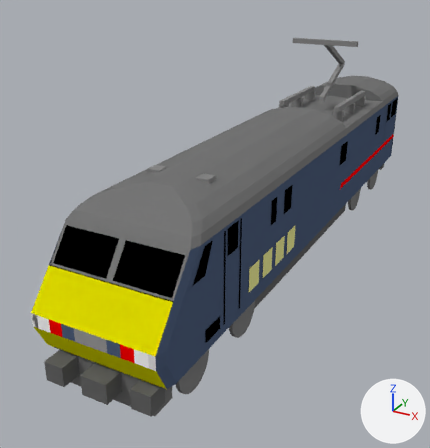
The Blender file trains/Locomotives/br-cl91-gner.blend: old version first, new version second.
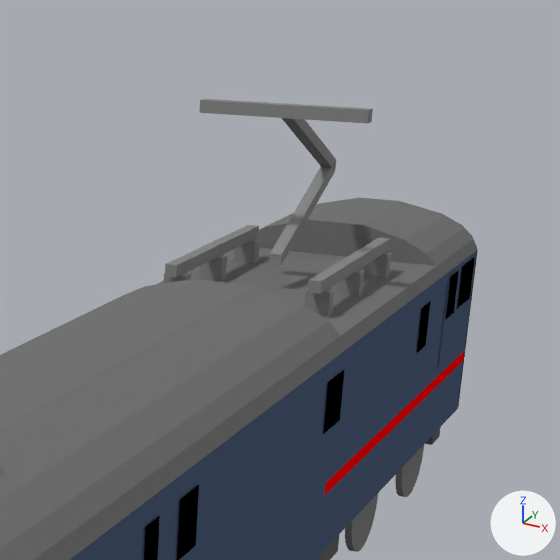
Each version is shown whole from a 50 mm lens placed at (4.23, -8.61, 5.68), pointed at (-0.77, 0.48, 1.13), then close up on the part from 50% to 100% of the width and 0% to 48% of the height. Lighting does not change. The marker at lower right points along +X, +Y and +Z.
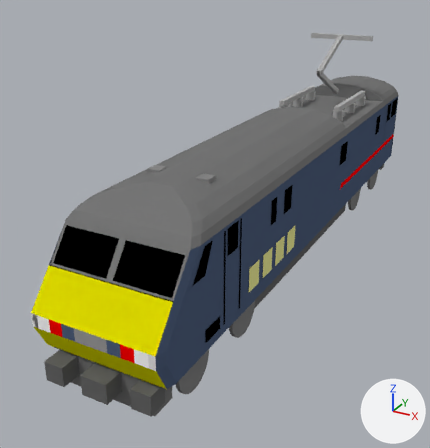
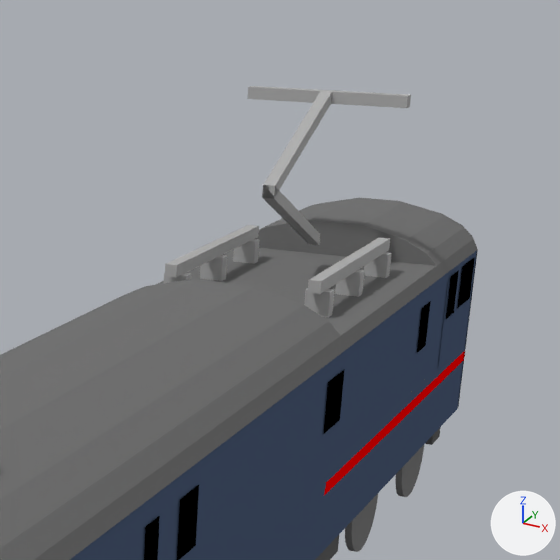
Diff of the bpy script that builds the scene:
```diff
--- a/trains/Locomotives/br-cl91-gner.blend.py
+++ b/trains/Locomotives/br-cl91-gner.blend.py
@@ me_cube_068 @@
 me_cube_068.from_pydata(...)  # 8 vertices, 6 faces; spans x 3.8..3.9, y 4.099..4.199, z -0.708..0.692
-me_cube_068.materials.append(mat_pantograph)  # grey #898989
+me_cube_068.materials.append(mat_pantograph_001)  # grey #b1b1b1
@@ me_cube_063 @@
 me_cube_063.from_pydata(...)  # 8 vertices, 6 faces; spans x 3.9..5.2, y 3.499..4.199, z -0.058..0.042
-me_cube_063.materials.append(mat_pantograph)  # grey #898989
+me_cube_063.materials.append(mat_pantograph_001)  # grey #b1b1b1
@@ me_cube_062 @@
 me_cube_062.from_pydata(...)  # 8 vertices, 6 faces; spans x 3.9..5.2, y 2.899..3.599, z -0.058..0.042
-me_cube_062.materials.append(mat_pantograph)  # grey #898989
+me_cube_062.materials.append(mat_pantograph_001)  # grey #b1b1b1
@@ me_cube_060 @@
 me_cube_060.from_pydata(...)  # 8 vertices, 6 faces; spans x 4.0..4.1, y 2.699..2.899, z -0.708..-0.508
-me_cube_060.materials.append(mat_pantograph)  # grey #898989
+me_cube_060.materials.append(mat_pantograph_001)  # grey #b1b1b1
@@ me_cube_059 @@
 me_cube_059.from_pydata(...)  # 8 vertices, 6 faces; spans x 4.8..4.9, y 2.699..2.899, z -0.708..-0.508
-me_cube_059.materials.append(mat_pantograph)  # grey #898989
+me_cube_059.materials.append(mat_pantograph_001)  # grey #b1b1b1
@@ me_cube_056 @@
 me_cube_056.from_pydata(...)  # 8 vertices, 6 faces; spans x 3.1..5.0, y 2.9..3.0, z -0.66..-0.56
-me_cube_056.materials.append(mat_pantograph)  # grey #898989
+me_cube_056.materials.append(mat_pantograph_001)  # grey #b1b1b1
@@ me_cube_055 @@
 me_cube_055.from_pydata(...)  # 8 vertices, 6 faces; spans x 3.1..5.0, y 2.9..3.0, z 0.54..0.64
-me_cube_055.materials.append(mat_pantograph)  # grey #898989
+me_cube_055.materials.append(mat_pantograph_001)  # grey #b1b1b1
@@ me_cube_052 @@
 me_cube_052.from_pydata(...)  # 8 vertices, 6 faces; spans x 4.8..4.9, y 2.699..2.899, z 0.492..0.692
-me_cube_052.materials.append(mat_pantograph)  # grey #898989
+me_cube_052.materials.append(mat_pantograph_001)  # grey #b1b1b1
@@ me_cube_051 @@
 me_cube_051.from_pydata(...)  # 8 vertices, 6 faces; spans x 4.0..4.1, y 2.699..2.899, z 0.492..0.692
-me_cube_051.materials.append(mat_pantograph)  # grey #898989
+me_cube_051.materials.append(mat_pantograph_001)  # grey #b1b1b1
@@ me_cube_046 @@
 me_cube_046.from_pydata(...)  # 8 vertices, 6 faces; spans x 3.2..3.3, y 2.699..2.899, z 0.492..0.692
-me_cube_046.materials.append(mat_pantograph)  # grey #898989
+me_cube_046.materials.append(mat_pantograph_001)  # grey #b1b1b1
@@ ob_cube_020 @@
 ob_cube_020 = bpy.data.objects.new('Cube.020', me_cube_068)
-ob_cube_020.location = (0.0, 0.004, 0.0)
-ob_cube_020.rotation_euler = (1.571, 0.0, 1.571)  # degrees (90, 0, 90)
+ob_cube_020.location = (-0.016, 8.815, 0.0)
+ob_cube_020.rotation_euler = (1.571, 0.0, -1.571)  # degrees (90, 0, -90)
@@ ob_cube_015 @@
 ob_cube_015 = bpy.data.objects.new('Cube.015', me_cube_063)
-ob_cube_015.location = (0.0, 0.004, 0.0)
-ob_cube_015.rotation_euler = (1.571, 0.0, 1.571)  # degrees (90, 0, 90)
+ob_cube_015.location = (-0.016, 8.815, 0.0)
+ob_cube_015.rotation_euler = (1.571, 0.0, -1.571)  # degrees (90, 0, -90)
@@ ob_cube_014 @@
 ob_cube_014 = bpy.data.objects.new('Cube.014', me_cube_062)
-ob_cube_014.location = (0.0, 0.004, 0.0)
-ob_cube_014.rotation_euler = (1.571, 0.0, 1.571)  # degrees (90, 0, 90)
+ob_cube_014.location = (-0.016, 8.815, 0.0)
+ob_cube_014.rotation_euler = (1.571, 0.0, -1.571)  # degrees (90, 0, -90)
```

Location of each change, [x1, y1, x2, y2] in pixels of the close-ups (560 x 560 px):
'Cube.020', recoloured, moved, turned
    before: [199, 99, 373, 123]
    after: [248, 86, 411, 108]
'Cube.015', recoloured, moved, turned
    before: [282, 118, 336, 169]
    after: [262, 91, 332, 199]
'Cube.014', recoloured, moved, turned
    before: [269, 162, 336, 267]
    after: [263, 186, 320, 245]
'Cube.008', recoloured
    both: [165, 225, 259, 278]
'Cube.007', recoloured
    both: [308, 238, 390, 294]
'Cube.002', recoloured
    both: [304, 288, 334, 317]
'Cube.003', recoloured
    both: [335, 270, 364, 297]
'Cube.012', recoloured
    both: [200, 255, 227, 281]
'Cube.004', recoloured
    both: [364, 252, 392, 278]
'Cube.011', recoloured
    both: [233, 239, 259, 264]
